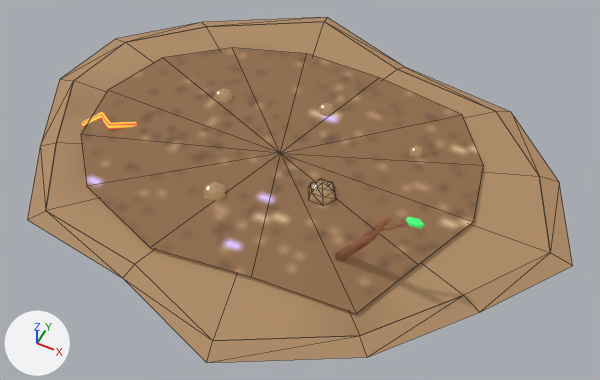
What one commit did to the FBX model Zombie Ice Cream Truck/Assets/Art/PS1/Dads Items/Mud Puddle.fbx.
Before and after are seen from a camera (50 mm lens) standing at (0.915, -1.683, 1.989) and looking at (0.139, -0.132, 0.05). The lights are fixed; the arrows at lower left show +X, +Y and +Z. The picture after the commit comes second. Mesh edges are drawn as thin lines on the coarser meshes. Where no turn or scale is listed for an object, it has been applied to the vertices.

The first picture shows 'Mud Puddle edge 0', 'Mud Puddle edge 1', 'Mud Puddle edge 10', 'Mud Puddle edge 11', 'Mud Puddle edge 12', 'Mud Puddle edge 13', 'Mud Puddle edge 4', 'Mud Puddle edge 7', 'Mud Puddle edge 8', 'Mud Puddle edge 9', 'Mud Puddle mud', 'Mud Puddle rim' and 13 more.
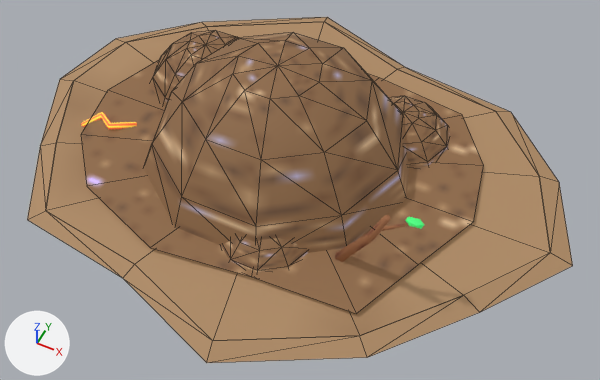
The edits, one by one:
Picture 'Mud Puddle heap__repeat.png' (img_mud_puddle_heap__repeat_png) is new.
Material 'Mud Puddle heap' (mat_mud_puddle_heap) is new.
Uses the picture img_mud_puddle_heap__repeat_png.
Mesh me_mud_puddle_heap_2_001 is new.
It has 41 vertices, 70 faces and spans x -0.18..0.18, y -0.171..0.171, z 0.02..0.13.
It uses material mat_mud_puddle_heap.
Mesh me_mud_puddle_heap_3_001 is new.
It has 41 vertices, 70 faces and spans x -0.16..0.16, y -0.152..0.152, z 0.02..0.11.
It uses material mat_mud_puddle_heap.
Mesh me_mud_puddle_heap_1_001 is new.
It has 41 vertices, 70 faces and spans x -0.22..0.22, y -0.209..0.209, z 0.02..0.18.
It uses material mat_mud_puddle_heap.
Mesh me_mud_puddle_heap_0_001 is new.
It has 41 vertices, 70 faces and spans x -0.45..0.45, y -0.428..0.428, z 0.02..0.4.
It uses material mat_mud_puddle_heap.
Object 'Mud Puddle heap 2' (ob_mud_puddle_heap_2) is new; it shows me_mud_puddle_heap_2_001.
Its location is (0.32, 0.26, 0.0).
Object 'Mud Puddle heap 3' (ob_mud_puddle_heap_3) is new; it shows me_mud_puddle_heap_3_001.
Its location is (0.12, -0.32, 0.0).
Object 'Mud Puddle heap 1' (ob_mud_puddle_heap_1) is new; it shows me_mud_puddle_heap_1_001.
Its location is (-0.4, 0.22, 0.0).
Object 'Mud Puddle heap 0' (ob_mud_puddle_heap_0) is new; it shows me_mud_puddle_heap_0_001.
Its location is (0.0, 0.0, 0.0).

Pixel boxes (x1, y1, x2, y2) of what changed, in the pictures (600 x 380 px):
'Mud Puddle heap 0', added (brown): after (143, 32, 409, 253)
'Mud Puddle heap 2', added (brown): after (389, 96, 450, 168)
'Mud Puddle heap 1', added (brown): after (150, 30, 238, 107)
'Mud Puddle heap 3', added (brown): after (222, 237, 308, 272)
'Mud Puddle mud', unchanged, covered by the edit: before (81, 48, 484, 314); after (81, 60, 484, 314)
